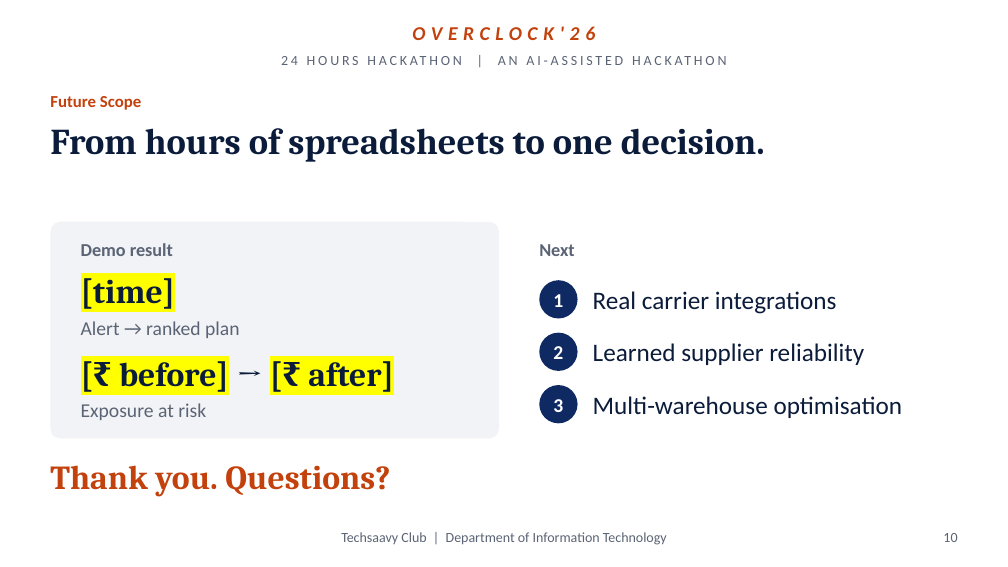
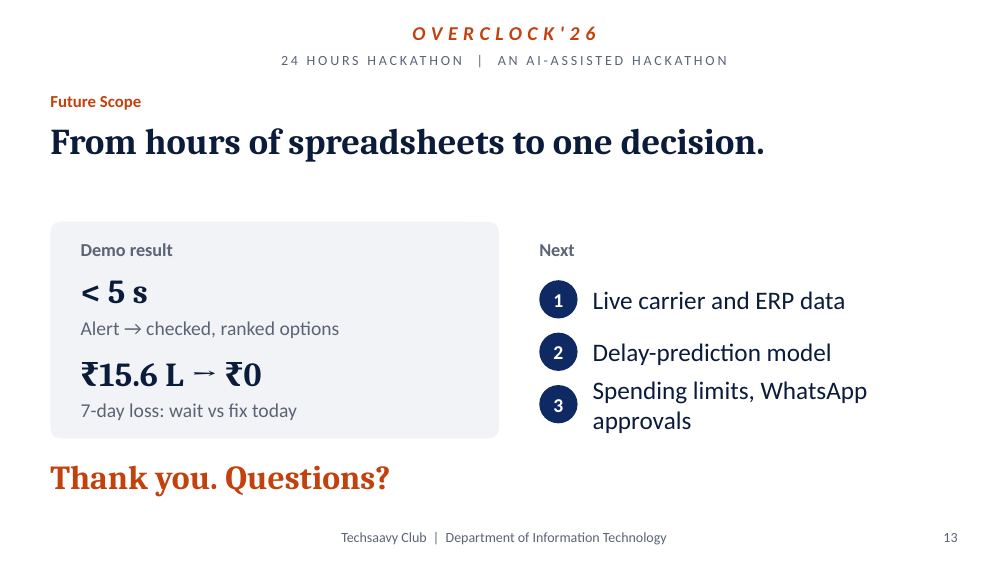
Before and after one commit to RakeshKumar-18/disruptionIQ, a slide deck: slide 13 of docs/DisruptionIQ_Overclock26.pptx (slide 10 before the commit). Drawn at 1008x567 pixels with LibreOffice and Linux fonts; fonts in the diff are those of the drawing; background and template pictures are left out. Boxes give left, top, right and bottom in pixels: in the first picture for what was removed or moved away, otherwise in the second. Text is boxed around its words. In the diff, an @@ line names an element or a change of style, - is before the commit and + after.

```diff
--- a/docs/DisruptionIQ_Overclock26.pptx
+++ b/docs/DisruptionIQ_Overclock26.pptx
@@ text at [108, 280, 148, 304]: text changed @@
-[time]
+< 5 s
@@ text at [593, 291, 845, 309]: text changed @@
-Real carrier integrations
+Live carrier and ERP data
@@ text at [81, 321, 340, 338]: text changed @@
-Alert → ranked plan
+Alert → checked, ranked options
@@ text at [593, 343, 832, 365]: text changed @@
-Learned supplier reliability
+Delay-prediction model
@@ text at [99, 363, 262, 387]: text changed @@
-[₹ before] → [₹ after]
+₹15.6 L → ₹0
@@ text at [593, 381, 868, 433]: text changed @@
-Multi-warehouse optimisation
+Spending limits, WhatsApp approvals
@@ text at [81, 403, 297, 420]: text changed @@
-Exposure at risk
+7-day loss: wait vs fix today
@@ page number at [943, 533, 957, 542]: text changed @@
-10
+13
```
Also in this commit, not shown: 5 other slides changed, 4 slides added, 1 slide removed, 2 other files.
